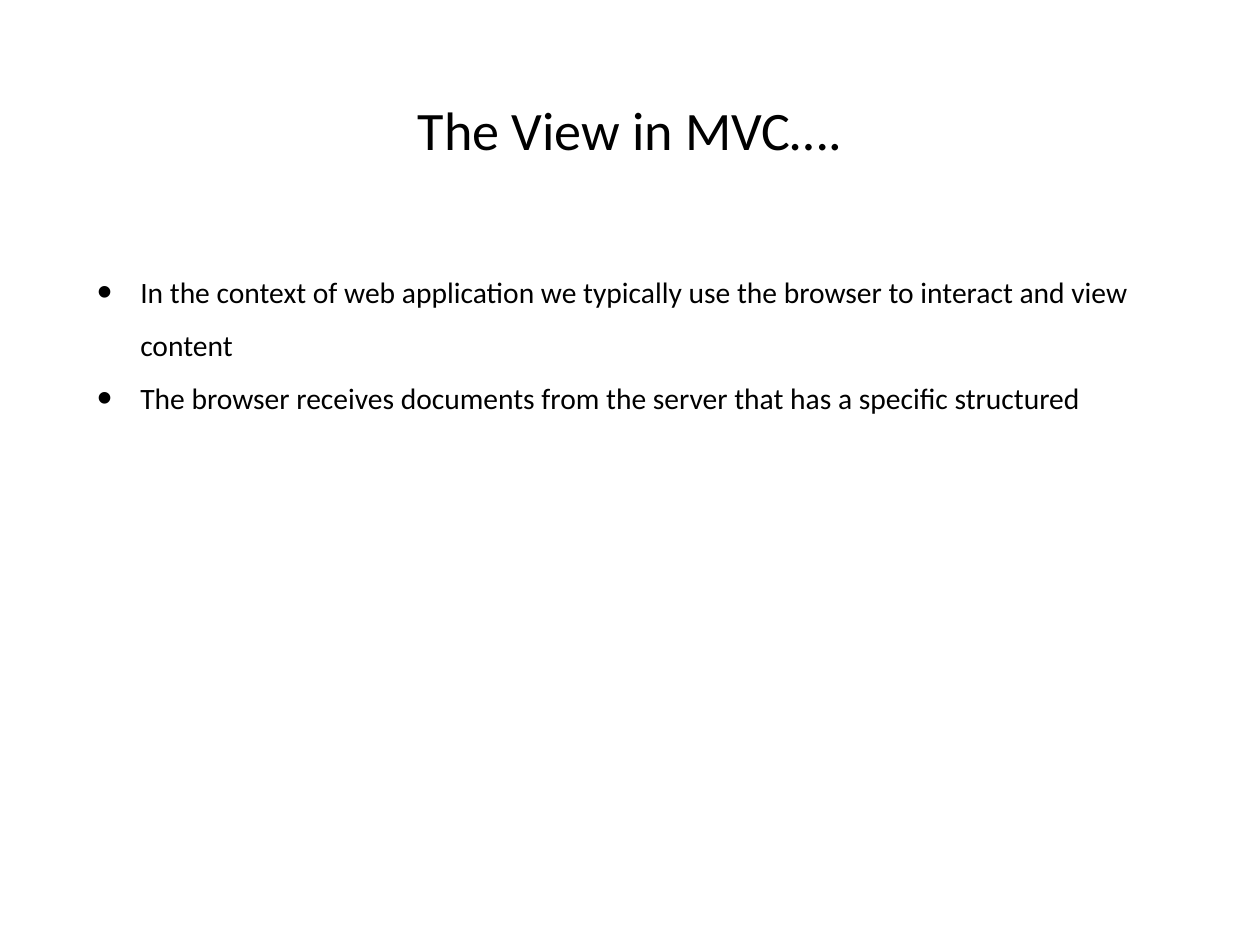
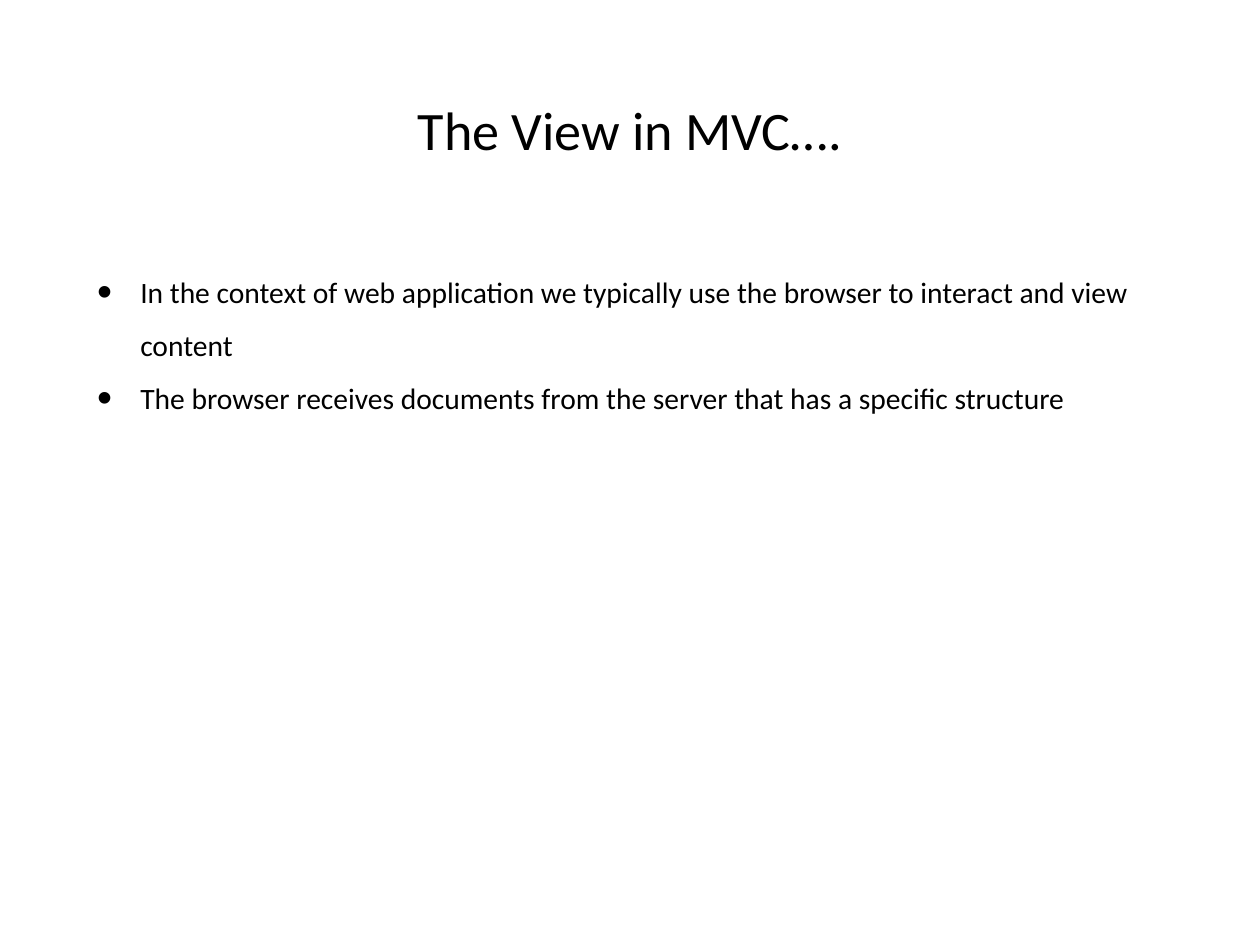
Before and after one commit to hogeschool/Development--Web, a slide deck: slide 7 of Lesson4/lesson4.pptx. Drawn at 1260x945 pixels with LibreOffice and Linux fonts; fonts in the diff are those of the drawing. Boxes give left, top, right and bottom in pixels: in the first picture for what was removed or moved away, otherwise in the second. Text is boxed around its words. In the diff, an @@ line names an element or a change of style, - is before the commit and + after.

```diff
--- a/Lesson4/lesson4.pptx
+++ b/Lesson4/lesson4.pptx
@@ text at (x1=140, y1=388, x2=1064, y2=414): text changed @@
-• The browser receives documents from the server that has a specific structured
+• The browser receives documents from the server that has a specific structure
```
Also in this commit, not shown: 14 other slides changed, 2 slides removed, 2 other files.
